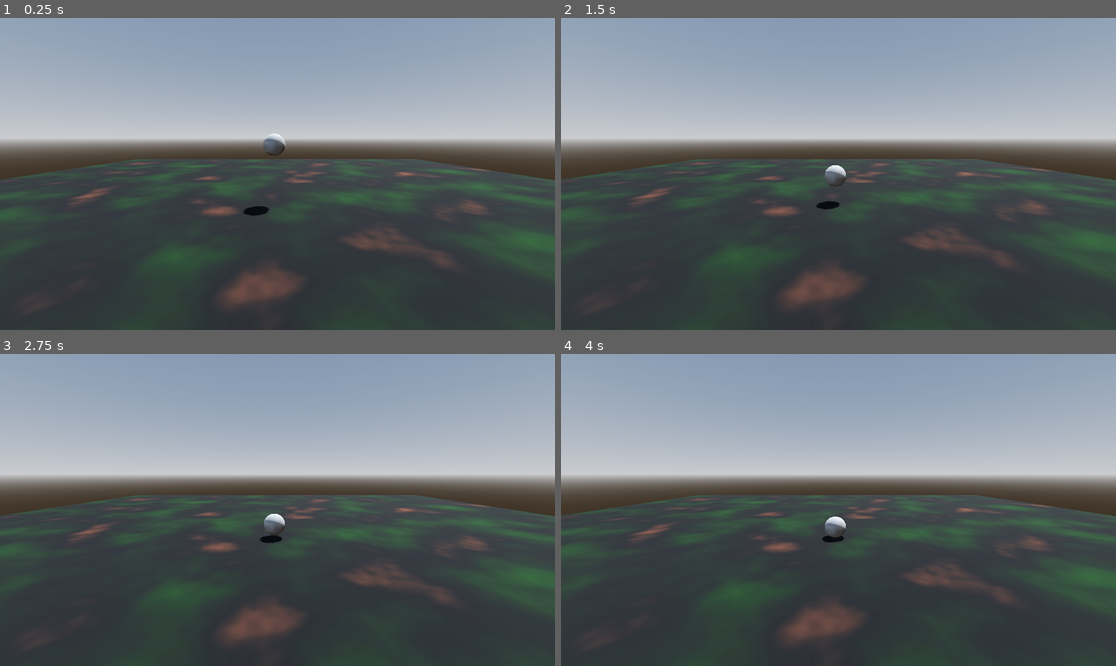
Above: before the commit, frames 1-4 (two rows, left to right).
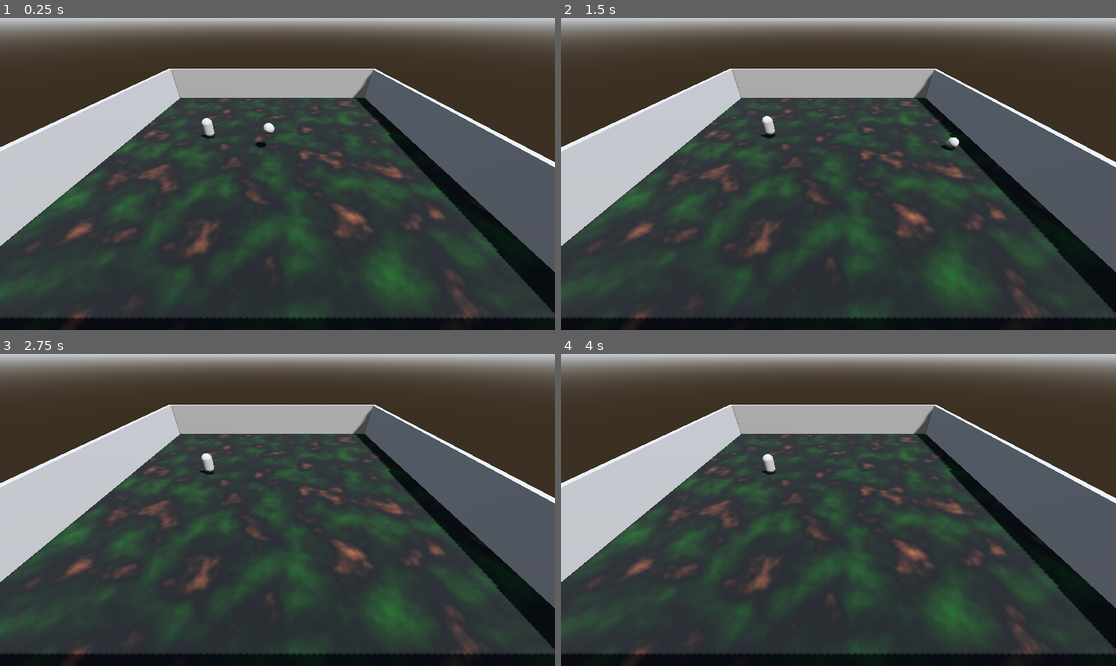
Above: after the commit, the same moments.

Repository: gxstavomiguel/godot-project
Game: Godot game, scene res://node_3d.tscn
Two runs of this game, one before a commit and one after it. Both use one fixed random seed, a clock stepped at 60 frames per second and the inputs below.
Inputs:
- Up to frame 1 (0.25 s): no input
- Up to frame 2 (1.5 s): hold Right (ui_right) 0.53-1.28 s; tap Space (jump, bound only after the commit) at 0.6, 0.77, 1.07, 1.35 s; hold Down (ui_down) from 1.28 s (still down)
- Up to frame 3 (2.75 s): tap Space (jump, bound only after the commit) at 1.52, 1.82, 2.1 s; release Down (ui_down) at 2.03 s; hold Right (ui_right) from 2.03 s (still down)
- Up to frame 4 (4 s): release Right (ui_right) at 2.78 s; hold Up (ui_up) 2.78-3.53 s; tap Space (jump, bound only after the commit) at 2.85, 3.02, 3.32, 3.6, 3.77 s; tap Enter at 3.5 s; hold Left (ui_left) from 3.53 s (still down)

The runs differ from the first frame. In frame 1, 59% of the frame differs, in the area x 0-100%, y 0-100%; in frame 2, 59%; in frame 3, 59%; in frame 4, 59%.

Commit message:
Progresso
Mini arena criada com player e um objeto, ambos com colisão

Diff:
--- /dev/null
+++ b/Player.tscn
@@ -0,0 +1,16 @@
+[gd_scene load_steps=4 format=3 uid="uid://cixcb8v3o3jcu"]
+
+[ext_resource type="Script" uid="uid://cyboa155i5i20" path="res://player.gd" id="1_xhfnw"]
+
+[sub_resource type="CapsuleShape3D" id="CapsuleShape3D_kpjcp"]
+
+[sub_resource type="CapsuleMesh" id="CapsuleMesh_kne1u"]
+
+[node name="Player" type="CharacterBody3D"]
+script = ExtResource("1_xhfnw")
+
+[node name="CollisionShape3D" type="CollisionShape3D" parent="."]
+shape = SubResource("CapsuleShape3D_kpjcp")
+
+[node name="MeshInstance3D" type="MeshInstance3D" parent="."]
+mesh = SubResource("CapsuleMesh_kne1u")
--- a/node_3d.gd
+++ b/node_3d.gd
@@ -1 +1,25 @@
 extends Node3D
+
+@export var variavel : int = 1
+@onready var decimal: float = 0.0
+var boleano: bool = false
+var text : String = 'texto'
+
+var vector2 : Vector2 = Vector2.ZERO
+var vector3: Vector3 = Vector3.ZERO
+var vector4: Vector4 = Vector4.ZERO
+
+var array : Array[String] = ["txt1", "txt2"]
+
+var dicionario : Dictionary = {}
+
+@onready var ball: RigidBody3D = $Ball
+
+func _ready():
+	pass
+
+func _process(delta):
+	var direcao = Input.get_vector("ui_left", "ui_right", "ui_up", "ui_down")
+
+	if direcao.length() > 0:
+		ball.apply_impulse(Vector3(direcao.y, 0.0, -direcao.x).normalized() * 0.5)
--- a/node_3d.tscn
+++ b/node_3d.tscn
@@ -1,6 +1,7 @@
-[gd_scene load_steps=14 format=3 uid="uid://trurbho7i0pl"]
+[gd_scene load_steps=16 format=3 uid="uid://trurbho7i0pl"]
 
 [ext_resource type="Script" uid="uid://wqtf0phflmxv" path="res://node_3d.gd" id="1_a202f"]
+[ext_resource type="PackedScene" uid="uid://cixcb8v3o3jcu" path="res://Player.tscn" id="2_noarx"]
 
 [sub_resource type="ProceduralSkyMaterial" id="ProceduralSkyMaterial_4xowi"]
 sky_horizon_color = Color(0.662243, 0.671743, 0.686743, 1)
@@ -34,6 +35,8 @@
 [sub_resource type="ConcavePolygonShape3D" id="ConcavePolygonShape3D_a0tk4"]
 data = PackedVector3Array(1, 0, 1, -1, 0, 1, 1, 0, -1, -1, 0, 1, -1, 0, -1, 1, 0, -1)
 
+[sub_resource type="BoxMesh" id="BoxMesh_a202f"]
+
 [sub_resource type="PhysicsMaterial" id="PhysicsMaterial_4xowi"]
 bounce = 0.7
 
@@ -52,7 +55,7 @@
 shadow_enabled = true
 
 [node name="Floor" type="MeshInstance3D" parent="."]
-transform = Transform3D(20, 0, 0, 0, 3.474, 0, 0, 0, 20, -0.00766063, -0.11105, -0.242903)
+transform = Transform3D(15, 0, 0, 0, 1, 0, 0, 0, 15, 0.0332153, 0.580797, -0.00303006)
 mesh = SubResource("PlaneMesh_4xowi")
 surface_material_override/0 = SubResource("StandardMaterial3D_r3fl7")
 
@@ -60,6 +63,10 @@
 
 [node name="CollisionShape3D" type="CollisionShape3D" parent="Floor/StaticBody3D"]
 shape = SubResource("ConcavePolygonShape3D_a0tk4")
+
+[node name="Wall1" type="MeshInstance3D" parent="."]
+transform = Transform3D(30, 0, 0, 0, 4, 0, 0, 0, 0.5, 0.0237923, 2.58441, 14.7283)
+mesh = SubResource("BoxMesh_a202f")
 
 [node name="Ball" type="RigidBody3D" parent="."]
 transform = Transform3D(1, 0, 0, 0, 1, 0, 0, 0, 1, 0, 2.83513, 0)
@@ -72,4 +79,20 @@
 shape = SubResource("SphereShape3D_jka67")
 
 [node name="Camera3D" type="Camera3D" parent="."]
-transform = Transform3D(1, 0, 0, 0, 0.984808, 0.173648, 0, -0.173648, 0.984808, 0.146829, 2.85047, 9.31356)
+transform = Transform3D(-4.37114e-08, -0.642788, 0.766044, 0, 0.766044, 0.642788, -1, 2.80971e-08, -3.34849e-08, 15.4958, 10.2131, -0.794138)
+fov = 80.0157
+
+[node name="Wall2" type="MeshInstance3D" parent="."]
+transform = Transform3D(30, 0, 0, 0, 4, 0, 0, 0, 0.5, 0.0206499, 2.55413, -14.7668)
+mesh = SubResource("BoxMesh_a202f")
+
+[node name="Wall3" type="MeshInstance3D" parent="."]
+transform = Transform3D(-1.26763e-06, 0, 0.5, 0, 4, 0, -29, 0, -2.18557e-08, -14.7181, 2.58368, -0.000898361)
+mesh = SubResource("BoxMesh_a202f")
+
+[node name="Wall4" type="MeshInstance3D" parent="."]
+transform = Transform3D(-1.26763e-06, 0, 0.5, 0, 4, 0, -29, 0, -2.18557e-08, 14.7652, 2.57483, -0.0172863)
+mesh = SubResource("BoxMesh_a202f")
+
+[node name="Player" parent="." instance=ExtResource("2_noarx")]
+transform = Transform3D(-4.37114e-08, 0, -1, 0, 1, 0, 1, 0, -4.37114e-08, -2.15373, 1.77399, 6.3219)
--- /dev/null
+++ b/player.gd
@@ -0,0 +1,24 @@
+extends CharacterBody3D
+
+const SPEED = 5.0
+const JUMP_VELOCITY = 4.5
+
+var gravity = ProjectSettings.get_setting("physics/3d/default_gravity")
+
+func _physics_process(delta):
+	if not is_on_floor():
+		velocity.y -=  gravity * delta
+
+	if Input.is_action_just_pressed("jump") and is_on_floor():
+		velocity.y = JUMP_VELOCITY
+
+	var input_dir = Input.get_vector("down", "left", "right", "forward")
+	var direction = (transform.basis * Vector3(input_dir.x, 0, input_dir.y)).normalized()
+	if direction:
+		velocity.x = direction.x * SPEED
+		velocity.z = direction.z * SPEED
+	else:
+		velocity.x = move_toward(direction.x, 0, SPEED)
+		velocity.z = move_toward(direction.z, 0, SPEED)
+
+	move_and_slide()
--- a/project.godot
+++ b/project.godot
@@ -14,3 +14,31 @@
 run/main_scene="uid://trurbho7i0pl"
 config/features=PackedStringArray("4.4", "Forward Plus")
 config/icon="res://icon.svg"
+
+[input]
+
+left={
+"deadzone": 0.2,
+"events": [Object(InputEventKey,"resource_local_to_scene":false,"resource_name":"","device":-1,"window_id":0,"alt_pressed":false,"shift_pressed":false,"ctrl_pressed":false,"meta_pressed":false,"pressed":false,"keycode":0,"physical_keycode":65,"key_label":0,"unicode":97,"location":0,"echo":false,"script":null)
+]
+}
+forward={
+"deadzone": 0.2,
+"events": [Object(InputEventKey,"resource_local_to_scene":false,"resource_name":"","device":-1,"window_id":0,"alt_pressed":false,"shift_pressed":false,"ctrl_pressed":false,"meta_pressed":false,"pressed":false,"keycode":0,"physical_keycode":87,"key_label":0,"unicode":119,"location":0,"echo":false,"script":null)
+]
+}
+right={
+"deadzone": 0.2,
+"events": [Object(InputEventKey,"resource_local_to_scene":false,"resource_name":"","device":-1,"window_id":0,"alt_pressed":false,"shift_pressed":false,"ctrl_pressed":false,"meta_pressed":false,"pressed":false,"keycode":0,"physical_keycode":83,"key_label":0,"unicode":115,"location":0,"echo":false,"script":null)
+]
+}
+down={
+"deadzone": 0.2,
+"events": [Object(InputEventKey,"resource_local_to_scene":false,"resource_name":"","device":-1,"window_id":0,"alt_pressed":false,"shift_pressed":false,"ctrl_pressed":false,"meta_pressed":false,"pressed":false,"keycode":0,"physical_keycode":68,"key_label":0,"unicode":100,"location":0,"echo":false,"script":null)
+]
+}
+jump={
+"deadzone": 0.2,
+"events": [Object(InputEventKey,"resource_local_to_scene":false,"resource_name":"","device":-1,"window_id":0,"alt_pressed":false,"shift_pressed":false,"ctrl_pressed":false,"meta_pressed":false,"pressed":false,"keycode":0,"physical_keycode":32,"key_label":0,"unicode":32,"location":0,"echo":false,"script":null)
+]
+}
Not shown, added: player.gd.uid
